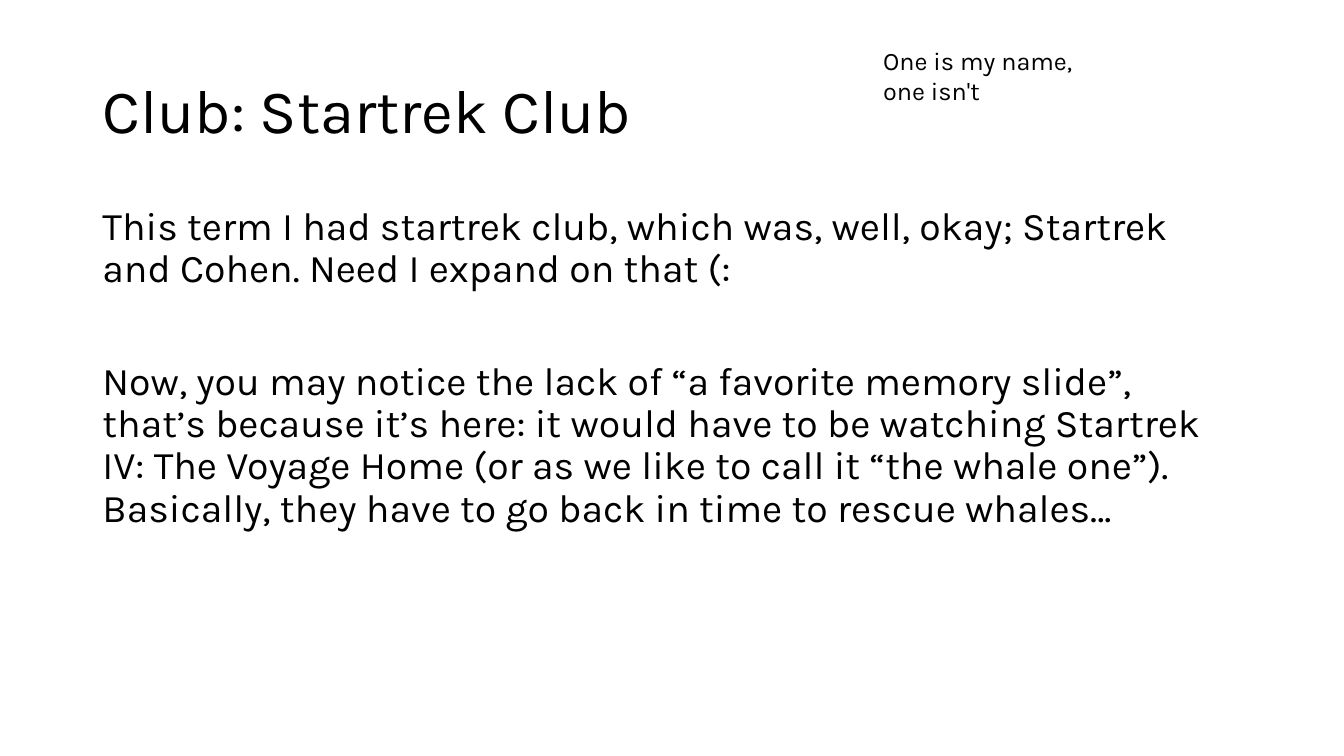
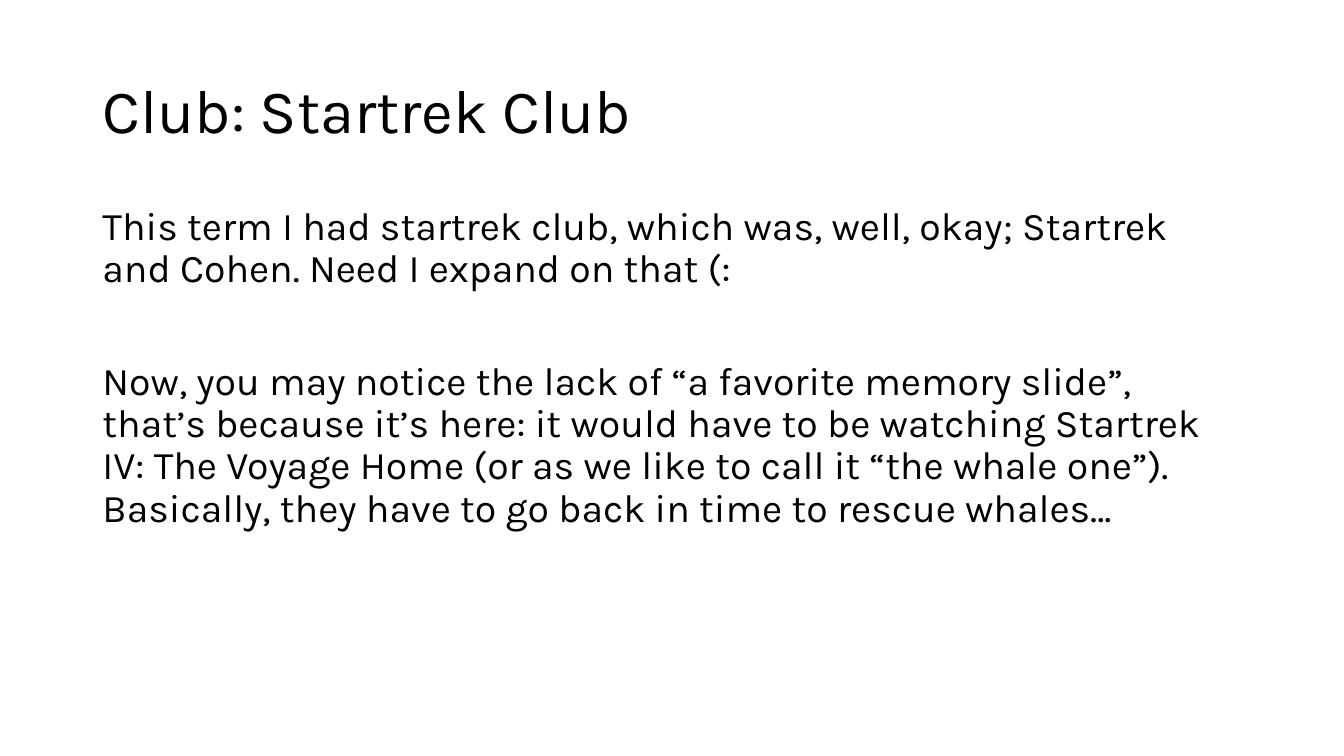
Before and after one commit to CTH-npitx/Presentations, a slide deck: slide 5 of Current Presentation/Charlie- summer 2026 presentation.pptx. Drawn at 1344x756 pixels with LibreOffice and Linux fonts; fonts in the diff are those of the drawing. Boxes give left, top, right and bottom in pixels: in the first picture for what was removed or moved away, otherwise in the second. Text is boxed around its words. In the diff, an @@ line names an element or a change of style, - is before the commit and + after.

Commit message:
delete textbox
delete the textbox

```diff
--- a/Current Presentation/Charlie- summer 2026 presentation.pptx
+++ b/Current Presentation/Charlie- summer 2026 presentation.pptx
@@ text removed at <box>883,52,1072,101</box> @@
-One is my name, one isn't
```
